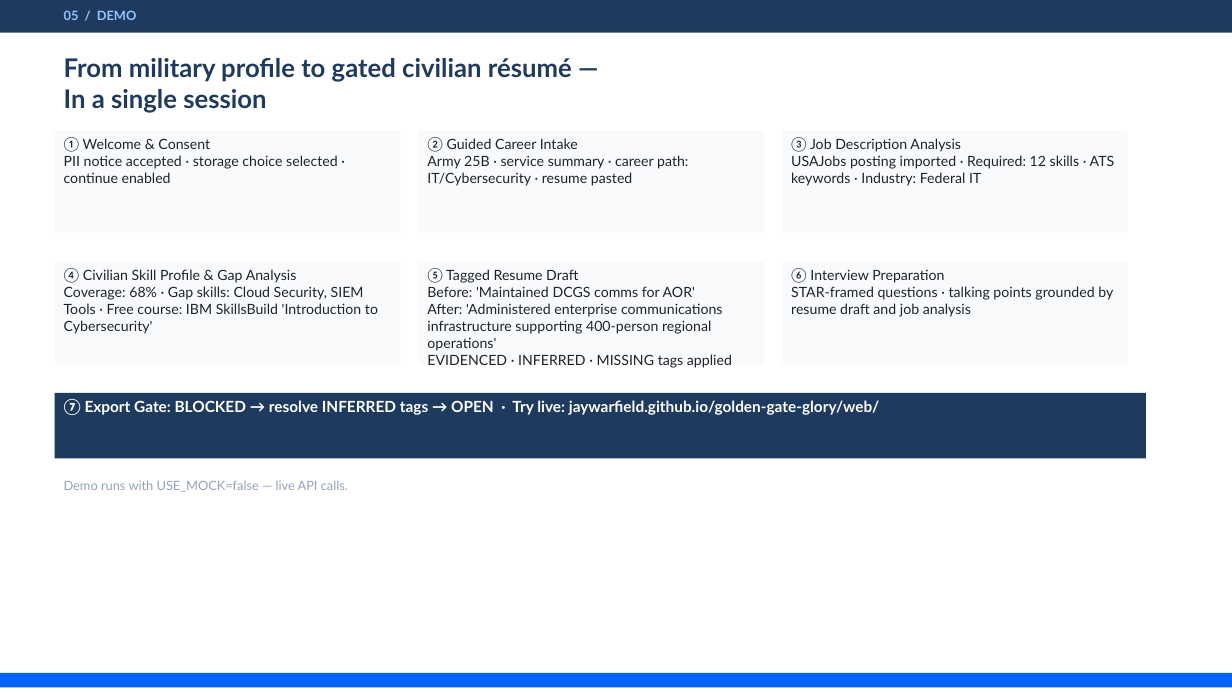
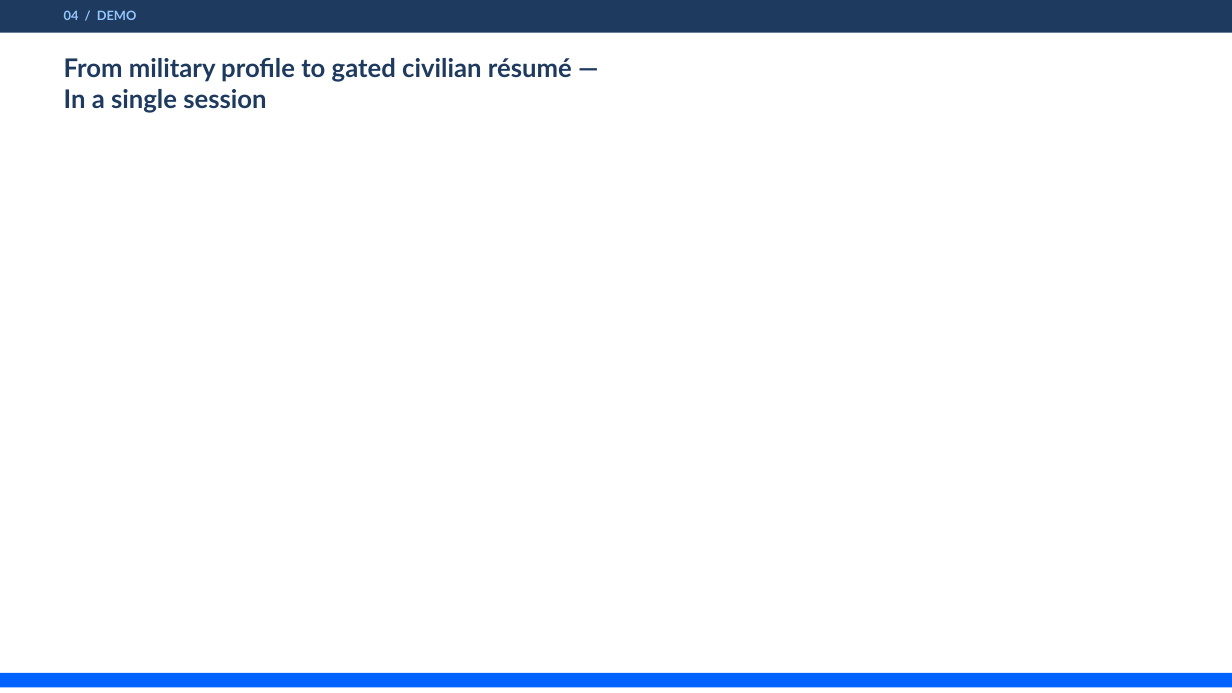
Before and after one commit to jaywarfield/golden-gate-glory, a slide deck: slide 5 of docs/images/source/mission-veteran-ai-final-presentation-textonly.pptx (slide 6 before the commit). Drawn at 1232x693 pixels with LibreOffice and Linux fonts; fonts in the diff are those of the drawing. Boxes give left, top, right and bottom in pixels: in the first picture for what was removed or moved away, otherwise in the second. Text is boxed around its words. In the diff, an @@ line names an element or a change of style, - is before the commit and + after.

```diff
--- a/docs/images/source/mission-veteran-ai-final-presentation-textonly.pptx
+++ b/docs/images/source/mission-veteran-ai-final-presentation-textonly.pptx
@@ text at (64, 10, 137, 20): text changed @@
-05 / DEMO
+04 / DEMO
@@ text removed at (64, 137, 338, 183) @@
-① Welcome & Consent
-PII notice accepted · storage choice selected · continue enabled
@@ text removed at (427, 137, 688, 186) @@
-② Guided Career Intake
-Army 25B · service summary · career path: IT/Cybersecurity · resume pasted
@@ text removed at (791, 137, 1115, 186) @@
-③ Job Description Analysis
-USAJobs posting imported · Required: 12 skills · ATS keywords · Industry: Federal IT
@@ text removed at (64, 268, 378, 334) @@
-④ Civilian Skill Profile & Gap Analysis
-Coverage: 68% · Gap skills: Cloud Security, SIEM Tools · Free course: IBM SkillsBuild 'Introduction to Cybersecurity'
@@ text removed at (427, 268, 732, 368) @@
-⑤ Tagged Resume Draft
-Before: 'Maintained DCGS comms for AOR'
-After: 'Administered enterprise communications infrastructure supporting 400-person regional operations'
-EVIDENCED · INFERRED · MISSING tags applied
@@ text removed at (791, 268, 1113, 317) @@
-⑥ Interview Preparation
-STAR-framed questions · talking points grounded by resume draft and job analysis
@@ rectangle removed at (55, 393, 1146, 458) @@
-⑦ Export Gate: BLOCKED → resolve INFERRED tags → OPEN · Try live: jaywarfield.github.io/golden-gate-glory/web/
@@ text removed at (64, 480, 348, 492) @@
-Demo runs with USE_MOCK=false — live API calls.
```
Also in this commit, not shown: 2 other slides changed.
